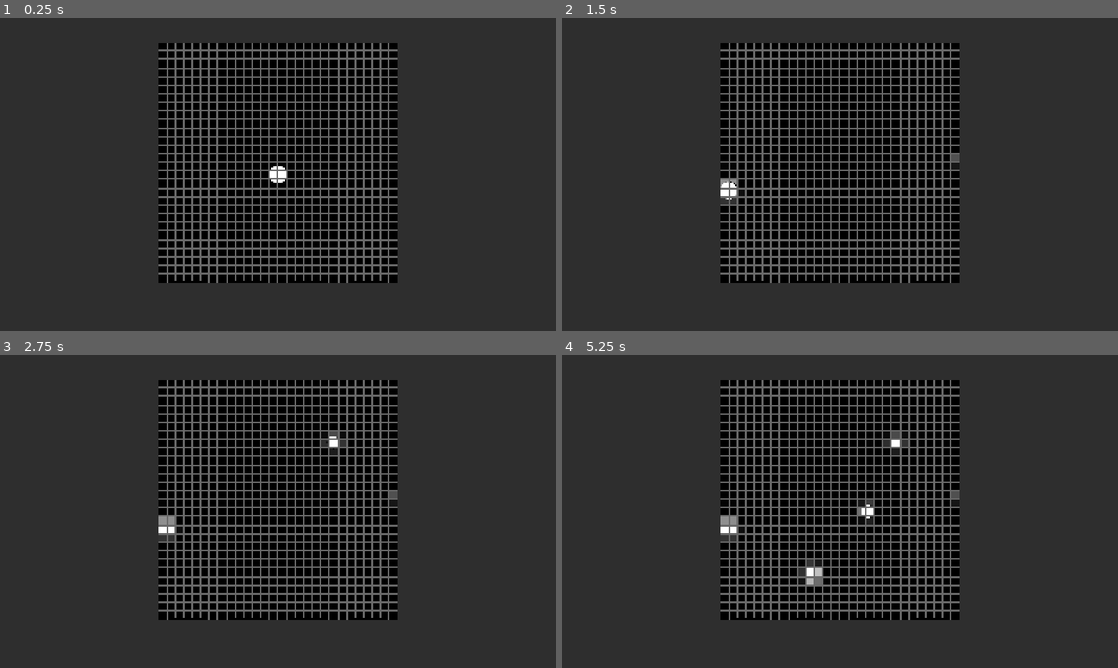
Above: before the commit, frames 1-4 (two rows, left to right).
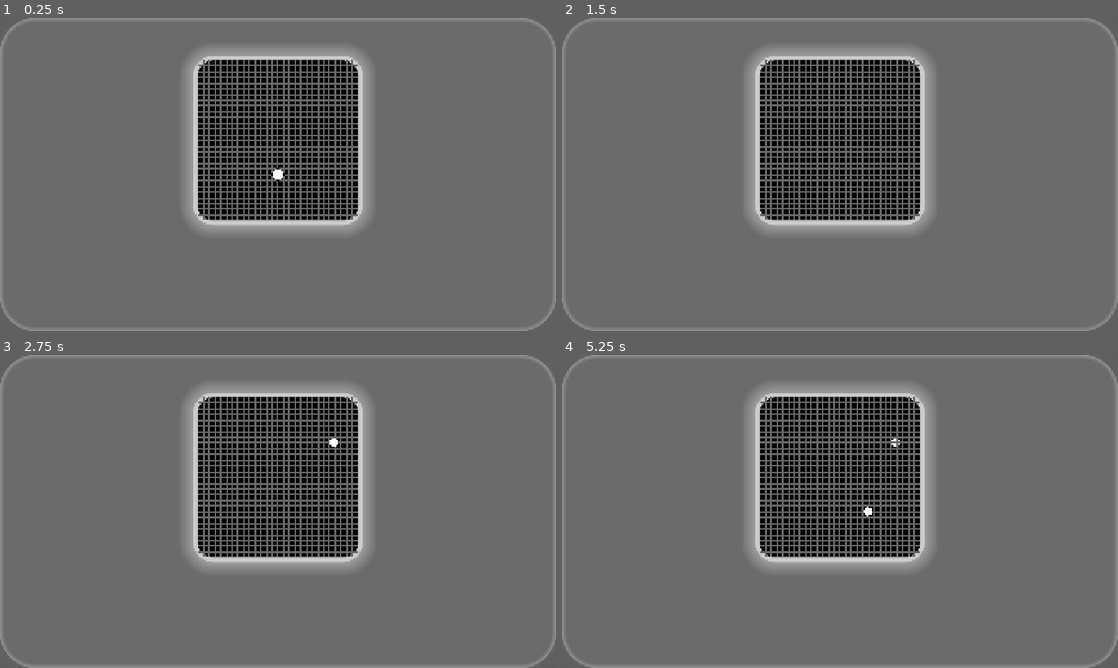
Above: after the commit, the same moments.

Repository: ADOGamedev/AI-Digit-Recognizer
Game: Godot game, scene res://scenes/paint_widget_controller.tscn
The game is run twice, just before and just after one commit, with the same random seed, the same clock (stepped at 60 frames per second) and the same inputs. The project has no main scene, so this scene is started directly.
Inputs (mouse positions are in pixels of both pictures, inside the frame that each line leads up to):
- Up to frame 1 (0.25 s): no input
- Up to frame 2 (1.5 s): tap Enter at 0.5 s; move the mouse to (962, 158) at 0.52 s; tap Mouse wheel down (mouse_wheel_down) at 0.6 s; click (962, 158) at 0.67 s; tap Space at 1.25 s; move the mouse to (728, 190) at 1.27 s; tap Mouse wheel up (mouse_wheel_up) at 1.35 s; click (728, 190) at 1.42 s
- Up to frame 3 (2.75 s): tap Enter at 2 s; move the mouse to (333, 442) at 2.02 s; tap Mouse wheel down (mouse_wheel_down) at 2.1 s; click (333, 442) at 2.17 s
- Up to frame 4 (5.25 s): tap Space at 2.75, 4.25 s; move the mouse to (812, 574) at 2.77 s; tap Mouse wheel up (mouse_wheel_up) at 2.85, 4.35 s; click (812, 574) at 2.92 s; tap Enter at 3.5 s; move the mouse to (1006, 558) at 3.52 s; tap Mouse wheel down (mouse_wheel_down) at 3.6, 5.1 s; click (1006, 558) at 3.67 s; move the mouse to (673, 464) at 4.27 s; click (673, 464) at 4.42 s; move the mouse to (867, 511) at 5.02 s; click (867, 511) at 5.17 s

The runs differ from the first frame. In frame 1, 88% of the frame differs, in the area x 0-100%, y 0-100%; in frame 2, 88%; in frame 3, 88%; in frame 4, 88%.

Commit message:
Rounded PaintWidget v1

Diff:
--- a/assets/themes/main_theme.tres
+++ b/assets/themes/main_theme.tres
@@ -1,3 +1,21 @@
 [gd_resource type="Theme" format=3 uid="uid://dyxf16u0ladmf"]
 
+[sub_resource type="StyleBoxFlat" id="StyleBoxFlat_6ioqn"]
+bg_color = Color(0.87, 0.87, 0.87, 0.078431375)
+border_width_left = 15
+border_width_top = 15
+border_width_right = 15
+border_width_bottom = 15
+border_color = Color(0.91, 0.91, 0.91, 0.35686275)
+border_blend = true
+corner_radius_top_left = 120
+corner_radius_top_right = 120
+corner_radius_bottom_right = 120
+corner_radius_bottom_left = 120
+corner_detail = 16
+shadow_color = Color(1, 1, 1, 0.11764706)
+shadow_size = 251
+
 [resource]
+Panel/styles/panel = SubResource("StyleBoxFlat_6ioqn")
+PanelContainer/styles/panel = SubResource("StyleBoxFlat_6ioqn")
--- a/scenes/paint_widget.tscn
+++ b/scenes/paint_widget.tscn
@@ -2,6 +2,11 @@
 
 [ext_resource type="Script" uid="uid://cypglvvk42caw" path="res://src/paint_widget/paint_widget.gd" id="1_adckc"]
 [ext_resource type="Script" uid="uid://de2mxe7sa44s2" path="res://src/paint_widget/overlay.gd" id="2_m0ngg"]
+[ext_resource type="Shader" uid="uid://w1xe1ekph8jy" path="res://src/paint_widget/paint_widget.gdshader" id="2_wkb5n"]
+
+[sub_resource type="ShaderMaterial" id="ShaderMaterial_3h25y"]
+shader = ExtResource("2_wkb5n")
+shader_parameter/radius = 0.1
 
 [sub_resource type="ImageTexture" id="ImageTexture_m0ngg"]
 
@@ -18,6 +23,8 @@
 grid_visible = true
 
 [node name="CenterContainer" type="CenterContainer" parent="." unique_id=673378025]
+material = SubResource("ShaderMaterial_3h25y")
+clip_contents = true
 layout_mode = 1
 anchors_preset = 15
 anchor_right = 1.0
@@ -26,14 +33,19 @@
 grow_vertical = 2
 
 [node name="image" type="TextureRect" parent="CenterContainer" unique_id=441038753]
+unique_name_in_owner = true
+use_parent_material = true
 layout_mode = 2
 texture = SubResource("ImageTexture_m0ngg")
 expand_mode = 1
 stretch_mode = 5
 
 [node name="compressed_image" type="TextureRect" parent="CenterContainer" unique_id=808307503]
+unique_name_in_owner = true
+visible = false
 z_index = 1
 texture_filter = 1
+use_parent_material = true
 layout_mode = 2
 mouse_filter = 2
 texture = SubResource("ImageTexture_wkb5n")
@@ -41,6 +53,7 @@
 stretch_mode = 5
 
 [node name="overlay" type="Control" parent="CenterContainer" unique_id=1000074024]
+unique_name_in_owner = true
 z_index = 2
 clip_contents = true
 layout_mode = 2
--- a/scenes/paint_widget_controller.tscn
+++ b/scenes/paint_widget_controller.tscn
@@ -1,7 +1,26 @@
 [gd_scene format=3 uid="uid://rpmkk6nydgxg"]
 
+[ext_resource type="Theme" uid="uid://dyxf16u0ladmf" path="res://assets/themes/main_theme.tres" id="1_2c4fo"]
 [ext_resource type="Script" uid="uid://fai1uef5033d" path="res://src/paint_widget_controller/paint_widget_controller.gd" id="1_i4oy7"]
 [ext_resource type="PackedScene" uid="uid://dn5shfb6ednkk" path="res://scenes/paint_widget.tscn" id="1_jwtmf"]
+[ext_resource type="Shader" uid="uid://ci4s43vuqdad" path="res://src/paint_widget_controller/paint_widget_controller.tres" id="3_v3ijk"]
+
+[sub_resource type="ShaderMaterial" id="ShaderMaterial_5j2ha"]
+shader = ExtResource("3_v3ijk")
+
+[sub_resource type="StyleBoxFlat" id="StyleBoxFlat_i4oy7"]
+bg_color = Color(0.87, 0.87, 0.87, 0.078431375)
+border_width_left = 15
+border_width_top = 15
+border_width_right = 15
+border_width_bottom = 15
+corner_radius_top_left = 70
+corner_radius_top_right = 70
+corner_radius_bottom_right = 70
+corner_radius_bottom_left = 70
+corner_detail = 16
+shadow_color = Color(0.8, 0.8, 0.8, 0.49803922)
+shadow_size = 50
 
 [node name="PaintWidgetController" type="Control" unique_id=1623632202]
 layout_mode = 3
@@ -12,20 +31,25 @@
 grow_vertical = 2
 script = ExtResource("1_i4oy7")
 
-[node name="PanelContainer" type="PanelContainer" parent="." unique_id=1317996040]
+[node name="paint_widge_outer_panel" type="PanelContainer" parent="." unique_id=1317996040]
 layout_mode = 1
 anchors_preset = 15
 anchor_right = 1.0
 anchor_bottom = 1.0
 grow_horizontal = 2
 grow_vertical = 2
+theme = ExtResource("1_2c4fo")
 
-[node name="MarginContainer" type="MarginContainer" parent="PanelContainer" unique_id=1454638088]
+[node name="paint_widget_margin" type="MarginContainer" parent="paint_widge_outer_panel" unique_id=718622781]
+unique_name_in_owner = true
 layout_mode = 2
-theme_override_constants/margin_left = 84
-theme_override_constants/margin_top = 84
-theme_override_constants/margin_right = 84
-theme_override_constants/margin_bottom = 168
 
-[node name="PaintWidget" parent="PanelContainer/MarginContainer" unique_id=289868789 instance=ExtResource("1_jwtmf")]
+[node name="paint_widget_inner_panel" type="PanelContainer" parent="paint_widge_outer_panel/paint_widget_margin" unique_id=2029945681]
+z_index = 4
+material = SubResource("ShaderMaterial_5j2ha")
 layout_mode = 2
+theme_override_styles/panel = SubResource("StyleBoxFlat_i4oy7")
+
+[node name="PaintWidget" parent="paint_widge_outer_panel/paint_widget_margin/paint_widget_inner_panel" unique_id=289868789 instance=ExtResource("1_jwtmf")]
+unique_name_in_owner = true
+layout_mode = 2
--- a/src/paint_widget/overlay.gd
+++ b/src/paint_widget/overlay.gd
@@ -5,8 +5,8 @@
 
 
 func _draw() -> void:
+	draw_grid_if_needed()
 	draw_brush_overlay()
-	draw_grid_if_needed()
 
 
 func draw_brush_overlay() -> void:
--- a/src/paint_widget/paint_widget.gd
+++ b/src/paint_widget/paint_widget.gd
@@ -1,8 +1,8 @@
 extends Control
 
-@onready var image_node := $CenterContainer/image
-@onready var compressed_image_node := $CenterContainer/compressed_image
-@onready var overlay := $CenterContainer/overlay
+@onready var image_node := %image
+@onready var compressed_image_node := %compressed_image
+@onready var overlay := %overlay
 
 @export var use_antialiasing := true
 
@@ -226,3 +226,7 @@
 func set_grid_visibility(is_visible: float) -> void:
 	grid_visible = is_visible
 	_overlay_dirty = true
+
+
+func get_image_node_size() -> Vector2:
+	return image_node.size
--- /dev/null
+++ b/src/paint_widget/paint_widget.gdshader
@@ -0,0 +1,15 @@
+shader_type canvas_item;
+
+uniform float radius : hint_range(0.0, 0.5) = 0.1;
+
+void fragment() {
+    vec2 uv = UV - 0.5;
+    vec2 size = vec2(1.0 / TEXTURE_PIXEL_SIZE) * TEXTURE_PIXEL_SIZE; // proporción real
+
+    vec2 q = abs(uv) - vec2(0.5 - radius);
+    float d = length(max(q, 0.0)) - radius;
+
+    float alpha = 1.0 - smoothstep(-0.002, 0.002, d);
+    COLOR = texture(TEXTURE, UV);
+    COLOR.a *= alpha;
+}
--- a/src/paint_widget_controller/paint_widget_controller.gd
+++ b/src/paint_widget_controller/paint_widget_controller.gd
@@ -1 +1,12 @@
 extends Control
+
+@onready var paint_wiget := %PaintWidget
+@onready var paint_widget_margin := %paint_widget_margin
+
+
+func _ready() -> void:
+	var img_size = paint_wiget.get_image_node_size()
+	paint_widget_margin.add_theme_constant_override("margin_left", (size.x - img_size.x) / 2.9)
+	paint_widget_margin.add_theme_constant_override("margin_right", (size.x - img_size.x) / 2.9)
+	paint_widget_margin.add_theme_constant_override("margin_top", (size.y - img_size.y) / 9)
+	paint_widget_margin.add_theme_constant_override("margin_bottom", (size.y - img_size.y) / 3)
--- /dev/null
+++ b/src/paint_widget_controller/paint_widget_controller.tres
@@ -0,0 +1,11 @@
+[gd_resource type="VisualShader" format=3 uid="uid://ci4s43vuqdad"]
+
+[sub_resource type="VisualShaderNodeInput" id="VisualShaderNodeInput_pn73n"]
+input_name = "color"
+
+[resource]
+mode = 1
+flags/light_only = false
+nodes/vertex/2/node = SubResource("VisualShaderNodeInput_pn73n")
+nodes/vertex/2/position = Vector2(80, 224)
+nodes/vertex/connections = PackedInt32Array(2, 0, 0, 2)
Not shown, added: src/paint_widget/paint_widget.gdshader.uid
